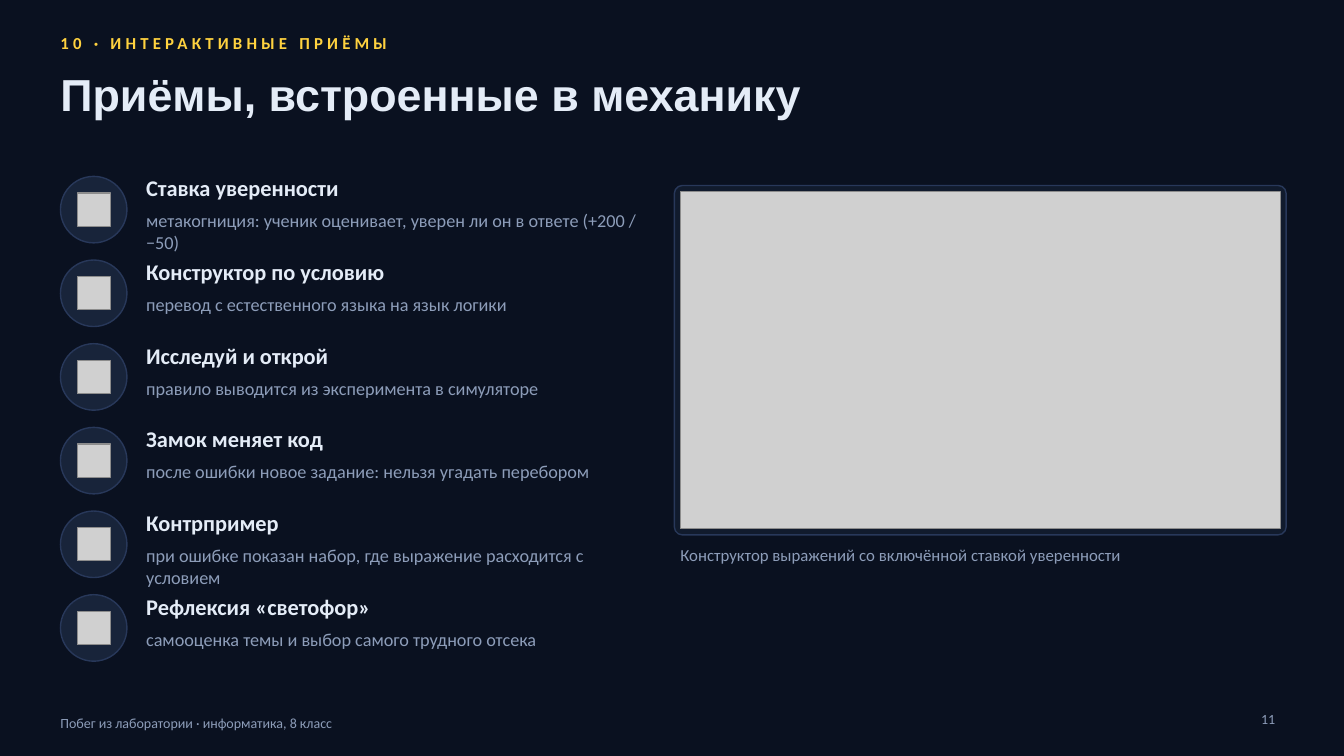
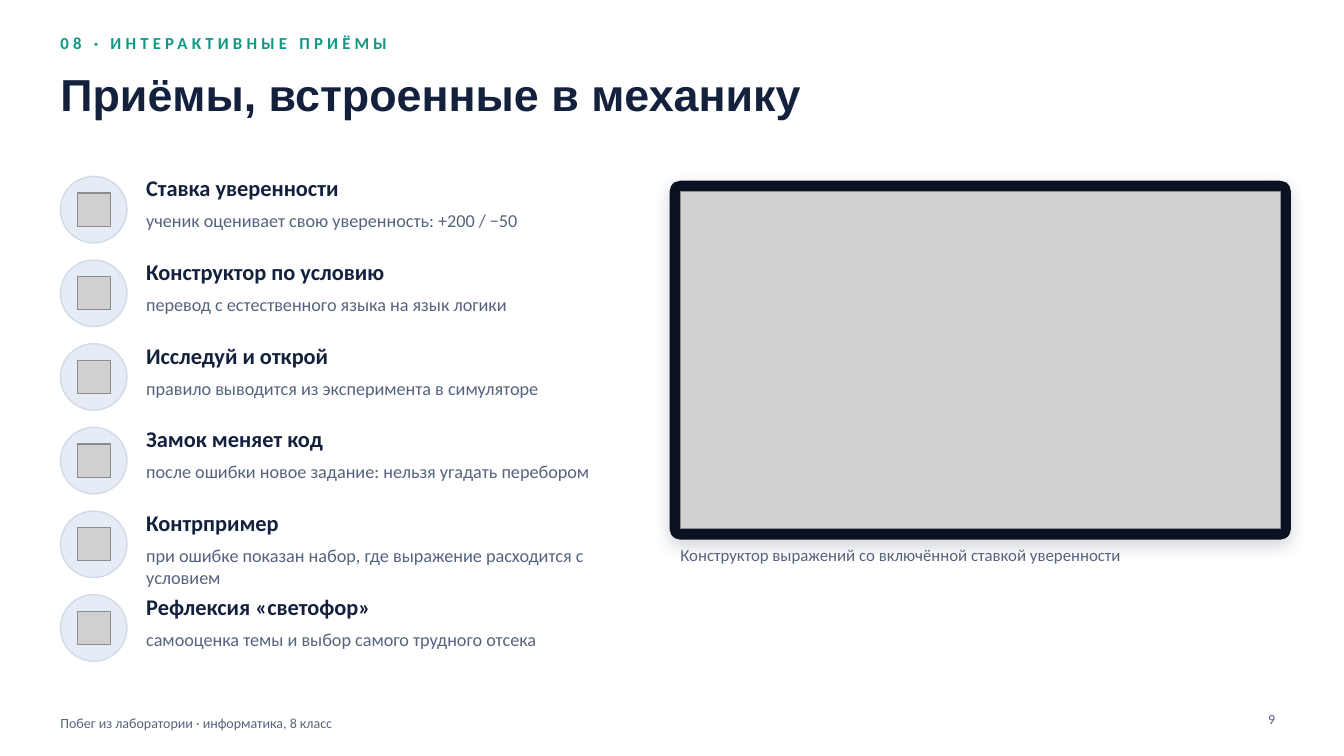
Before and after one commit to galiyabanum/logical, a slide deck: slide 9 of docs/Побег_из_лаборатории_презентация.pptx (slide 11 before the commit). Drawn at 1344x756 pixels with LibreOffice and Linux fonts; fonts in the diff are those of the drawing; grey boxes stand for pictures. Boxes give left, top, right and bottom in pixels: in the first picture for what was removed or moved away, otherwise in the second. Text is boxed around its words. In the diff, an @@ line names an element or a change of style, - is before the commit and + after.

```diff
--- a/docs/Побег_из_лаборатории_презентация.pptx
+++ b/docs/Побег_из_лаборатории_презентация.pptx
@@ background #0A1120 to #FFFFFF @@
@@ text at (60,35,387,49): text changed; text colour #FFD23F to #0E9984 @@
-10 · ИНТЕРАКТИВНЫЕ ПРИЁМЫ
+08 · ИНТЕРАКТИВНЫЕ ПРИЁМЫ
@@ rounded rectangle: place and size @@
-rounded rectangle at (675,186,1287,535)
+rounded rectangle at (670,181,1291,539)
@@ rounded rectangle at (670,181,1291,539): fill #111B2D to #0A1120; outline #28385A 1 pt to #0A1120 1 pt; shadow on; proportions changed @@
@@ text at (146,215,517,230): text changed; text colour #8D9DB9 to #56637F @@
-метакогниция: ученик оценивает, уверен ли он в ответе (+200 / −50)
+ученик оценивает свою уверенность: +200 / −50
@@ fill #18243A to #E6ECF6; outline #28385A 1 pt to #D2DAE8 1 pt in 6 elements at (60,176,127,243), (60,260,127,327), (60,344,127,410), (60,427,127,494), (60,511,127,578), (60,595,127,661) @@
@@ text colour #E4ECF7 to #14213D in 7 elements at (60,80,800,120), (146,181,339,200), (146,265,384,284), (146,348,328,368), (146,432,323,451), (146,516,279,535), (146,599,370,619) @@
@@ text colour #8D9DB9 to #56637F in 7 elements at (146,302,507,314), (146,386,538,398), (146,465,590,481), (146,549,584,587), (146,633,536,649), (680,549,1121,564), (60,718,332,730) @@
@@ page number at (1268,715,1275,724): text changed; text colour #8D9DB9 to #56637F @@
-11
+9
```
Also in this commit, not shown: 11 other slides changed, 5 slides removed, 1 other file.
